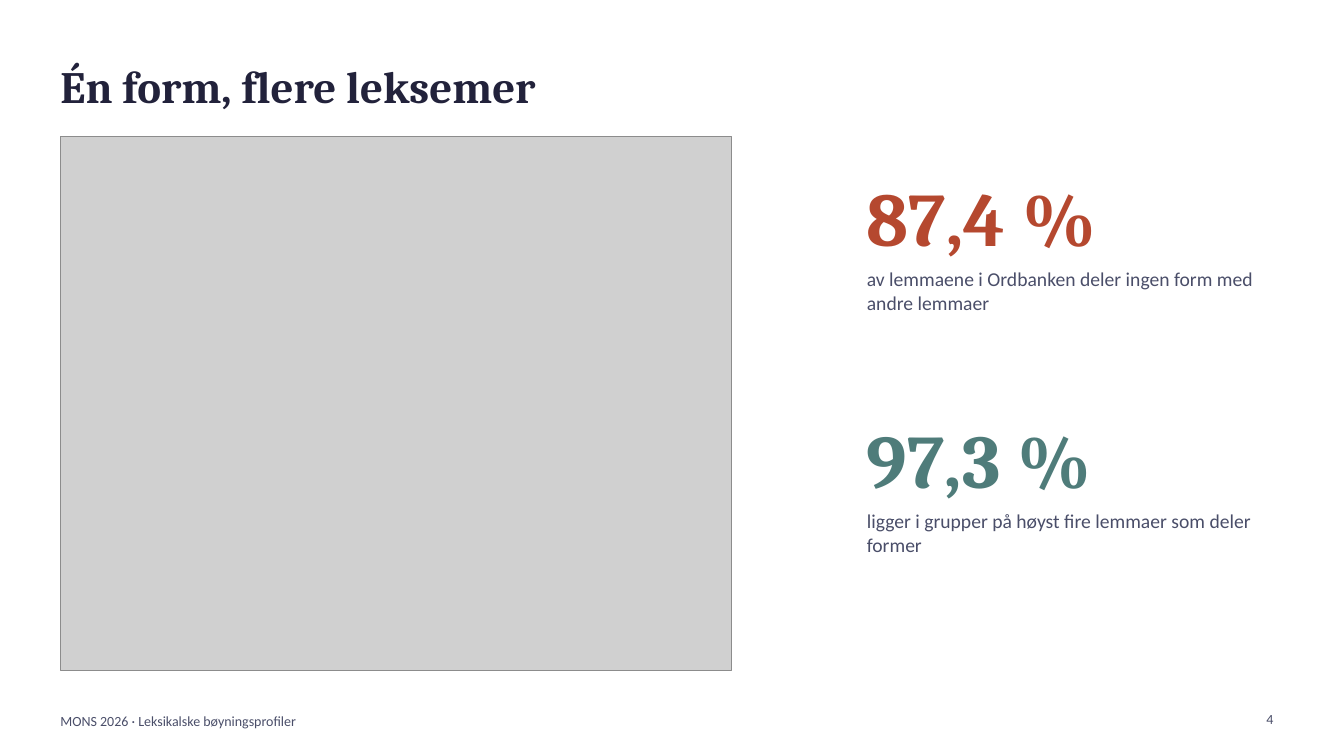
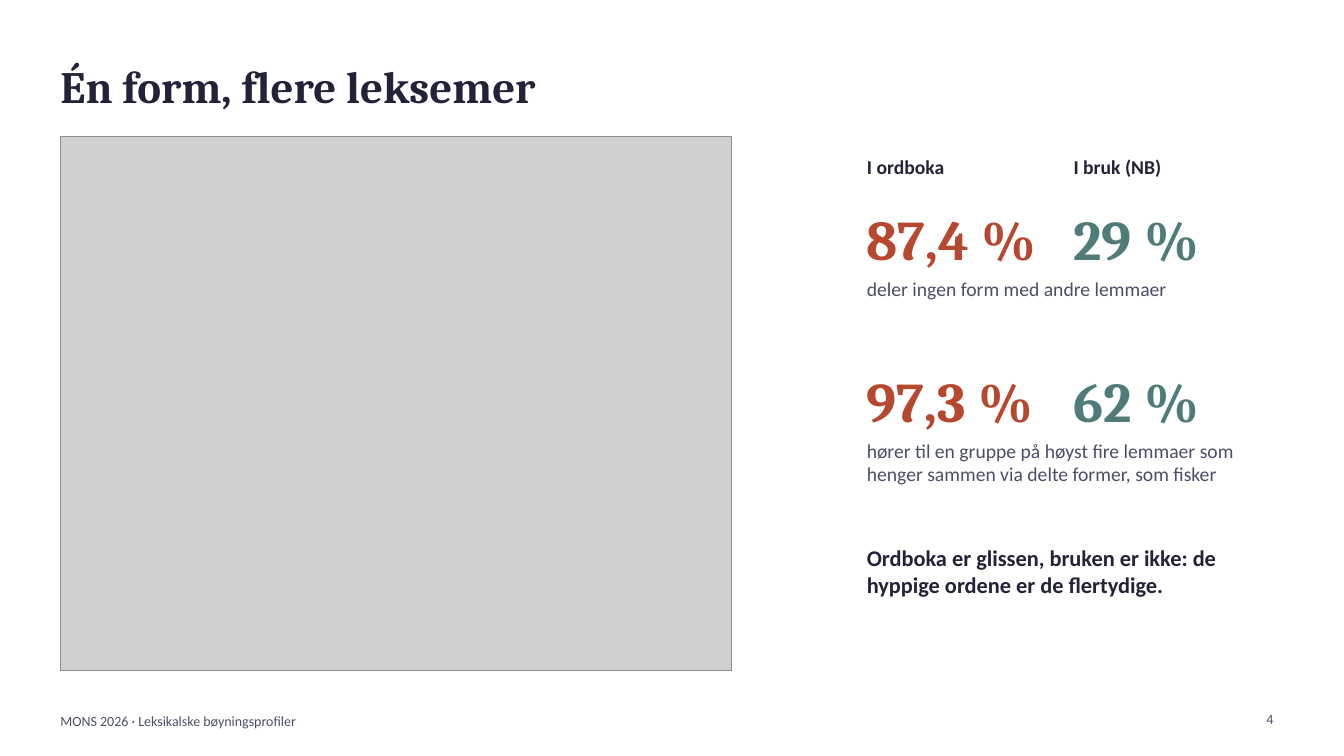
Before and after one commit to Yoonsen/B-yning, a slide deck: slide 4 of tekst/mons_master.pptx. Drawn at 1344x756 pixels with LibreOffice and Linux fonts; fonts in the diff are those of the drawing; grey boxes stand for pictures. Boxes give left, top, right and bottom in pixels: in the first picture for what was removed or moved away, otherwise in the second. Text is boxed around its words. In the diff, an @@ line names an element or a change of style, - is before the commit and + after.

```diff
--- a/tekst/mons_master.pptx
+++ b/tekst/mons_master.pptx
@@ text added at box(867, 160, 945, 174), 14 pt, text #22223B, bold @@
+I ordboka
@@ text added at box(1074, 159, 1161, 177), 14 pt, text #22223B, bold @@
+I bruk (NB)
@@ text "87,4 %": place and size @@
-text "87,4 %" at box(867, 194, 1006, 257)
+text "87,4 %" at box(867, 222, 970, 268)
@@ text "87,4 %" at box(867, 222, 970, 268): size 54 to 40 pt @@
@@ text added at box(1074, 222, 1132, 261), 40 pt, text #4F7C7A, bold @@
+29 %
@@ text at box(867, 282, 1167, 300): text changed @@
-av lemmaene i Ordbanken deler ingen form med andre lemmaer
+deler ingen form med andre lemmaer
@@ text "97,3 %": place and size @@
-text "97,3 %" at box(867, 436, 1001, 499)
+text "97,3 %" at box(867, 384, 966, 430)
@@ text "97,3 %" at box(867, 384, 966, 430): size 54 to 40 pt, text colour #4F7C7A to #B5482F @@
@@ text added at box(1074, 384, 1132, 423), 40 pt, text #4F7C7A, bold @@
+62 %
@@ text at box(867, 444, 1234, 485): text changed @@
-ligger i grupper på høyst fire lemmaer som deler former
+hører til en gruppe på høyst fire lemmaer som henger sammen via delte former, som fisker
@@ text added at box(867, 550, 1216, 597), 16 pt, text #22223B, bold @@
+Ordboka er glissen, bruken er ikke: de hyppige ordene er de flertydige.
```
Also in this commit, not shown: 4 other files.
